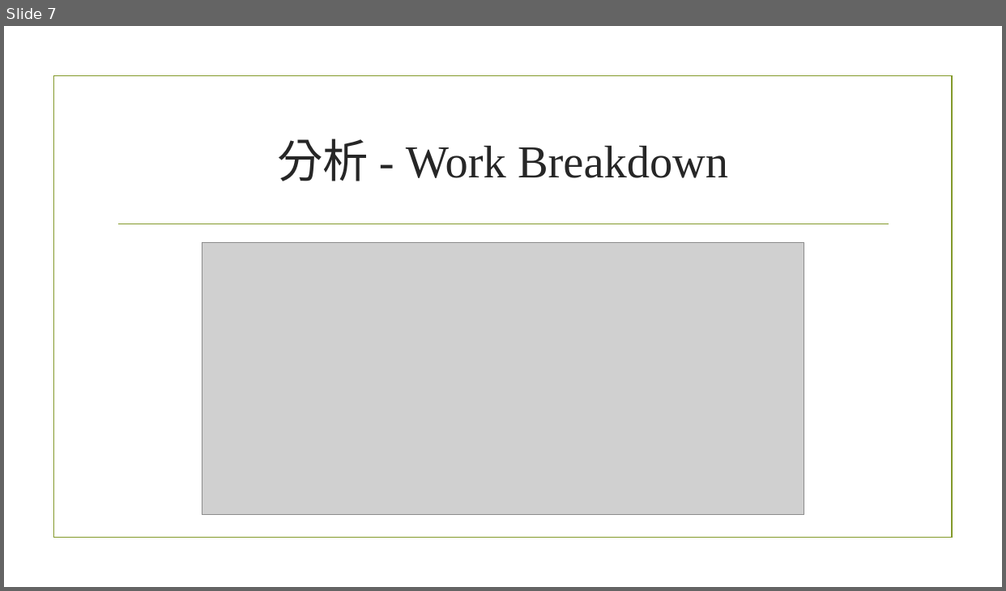
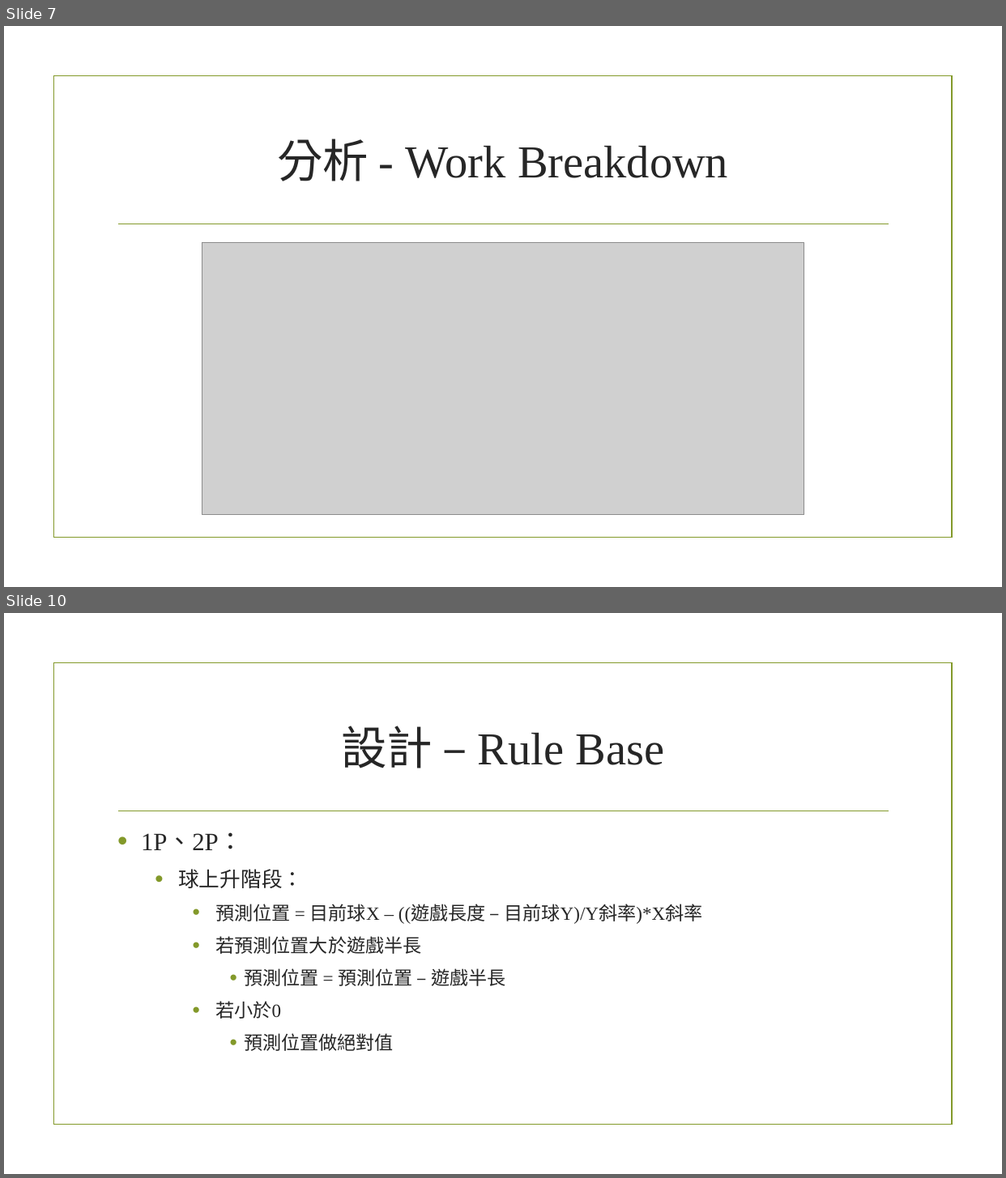
Before and after one commit to ErEcheLon/Mechine-Learning, a slide deck: Hw6/ML_PingPong.pptx. Shown one above the other, each under a label of ours: slide 7 before the commit, slides 7 and 10 after it; the slides between them are not shown. The pictures are 1006x591 and 1006x1178 pixels, drawn with LibreOffice and Linux fonts; fonts in the diff are those of the drawing; grey boxes stand for pictures; background and template pictures are left out. Boxes give left, top, right and bottom in pixels: in the first picture for what was removed or moved away, otherwise in the second. Text is boxed around its words. In the diff, an @@ line names an element or a change of style, - is before the commit and + after.

```diff
--- a/Hw6/ML_PingPong.pptx
+++ b/Hw6/ML_PingPong.pptx
@@ slide 10 added at (4,613,1002,1174), background picture (left out); not listed: 2 template elements that a slide beside it also shows @@
@@ title added at (341,726,665,769), 44 pt, text #262626 @@
+設計 – Rule Base
@@ text added at (141,833,702,1051), 18 pt, text #262626 @@
+• 1P、2P：
+  • 球上升階段：
+    • 預測位置 = 目前球X – ((遊戲長度 – 目前球Y)/Y斜率)*X斜率
+    • 若預測位置大於遊戲半長
+      • 預測位置 = 預測位置 – 遊戲半長
+    • 若小於0
+      • 預測位置做絕對值
```
Also in this commit, not shown: 1 slide changed, 2 other slides added.
